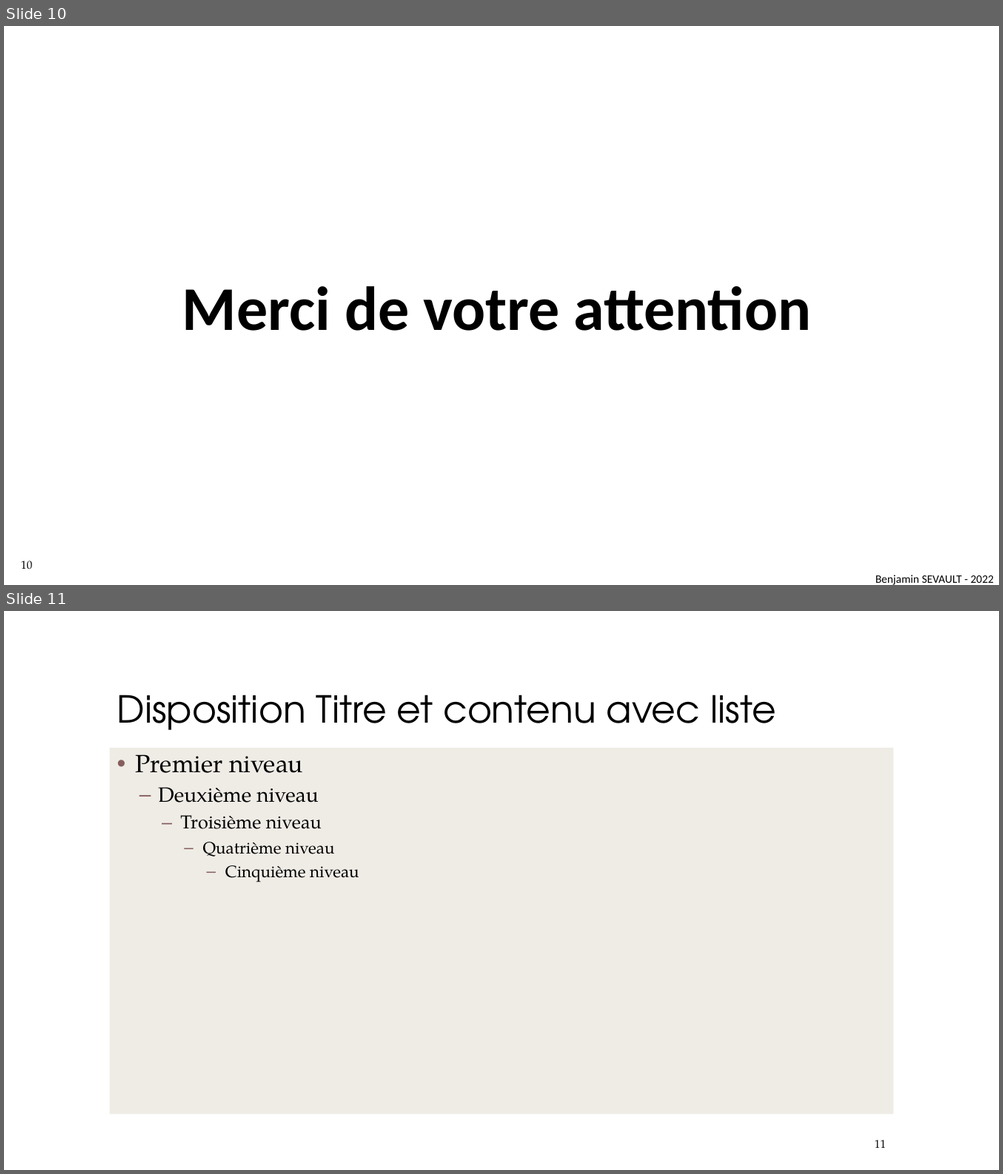
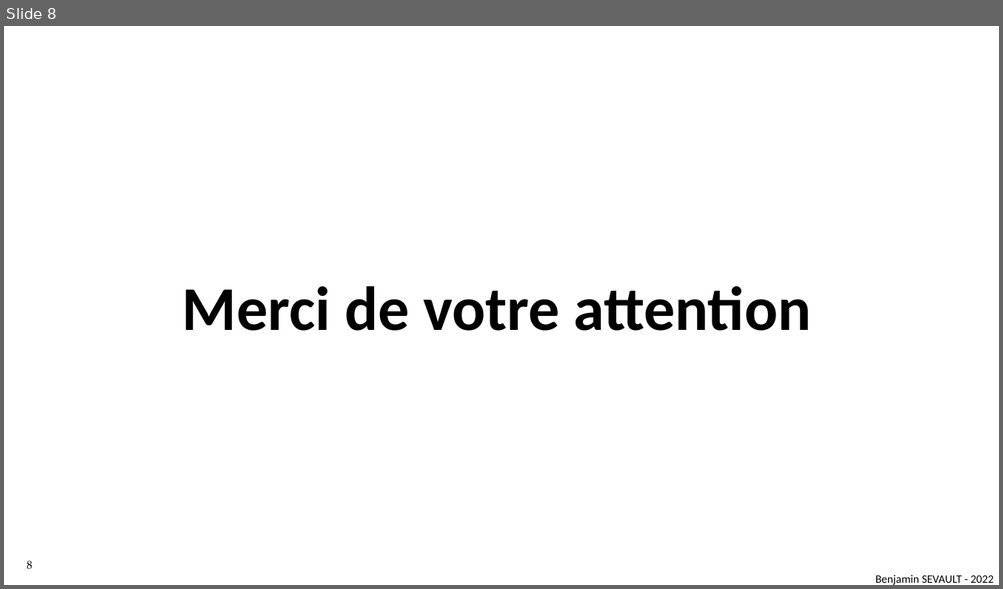
Before and after one commit to BSevault/beemonitor-docs, a slide deck: Projet de ruche connectée.pptx. Shown one above the other, each under a label of ours: slides 10 and 11 before the commit, slide 8 after it. The pictures are 1003x1174 and 1003x589 pixels, drawn with LibreOffice and Linux fonts; fonts in the diff are those of the drawing; background and template pictures are left out. Boxes give left, top, right and bottom in pixels: in the first picture for what was removed or moved away, otherwise in the second. Text is boxed around its words. In the diff, an @@ line names an element or a change of style, - is before the commit and + after.

```diff
--- a/Projet de ruche connectée.pptx
+++ b/Projet de ruche connectée.pptx
@@ slide 11 removed at (4,611,999,1170), background picture (left out) @@
@@ title removed at (117,695,776,730) @@
-Disposition Titre et contenu avec liste
@@ text removed at (109,748,893,1115) @@
-• Premier niveau
-  – Deuxième niveau
-    – Troisième niveau
-      – Quatrième niveau
-        – Cinquième niveau
@@ page number removed at (874,1140,885,1148) @@
-11
@@ what was slide 10 is now slide 8 @@
@@ page number at (27,561,33,570): text changed @@
-10
+8
```
Also in this commit, not shown: 4 slides changed, 1 slide added, 6 other slides removed, 3 other files.
